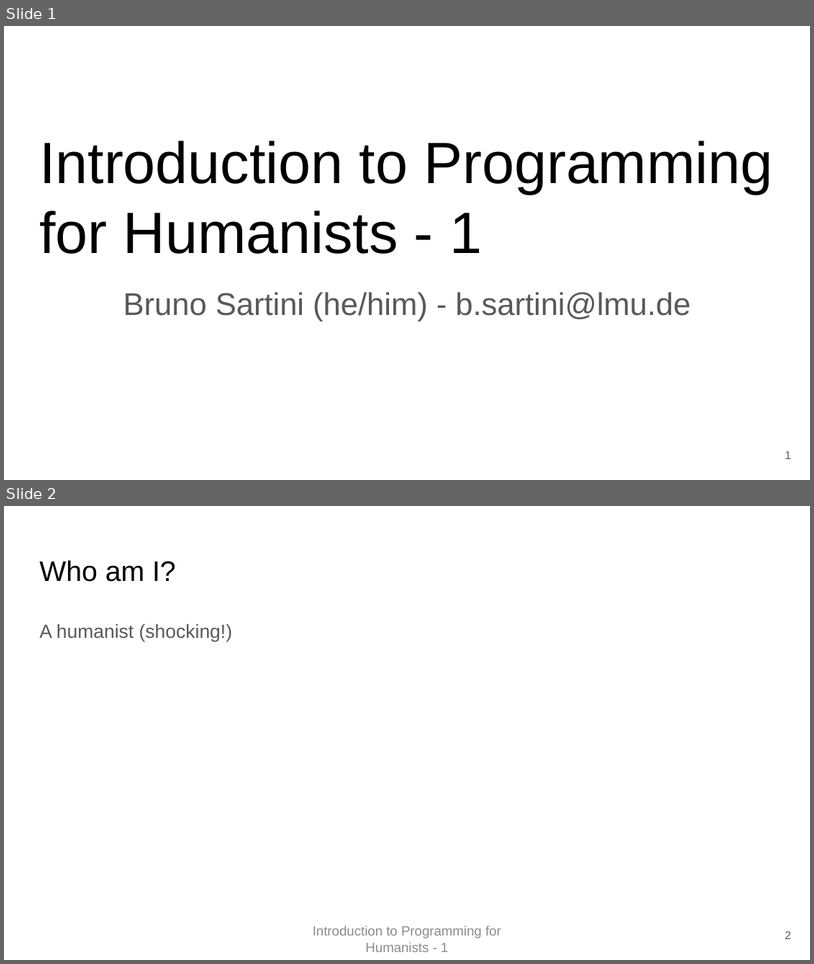
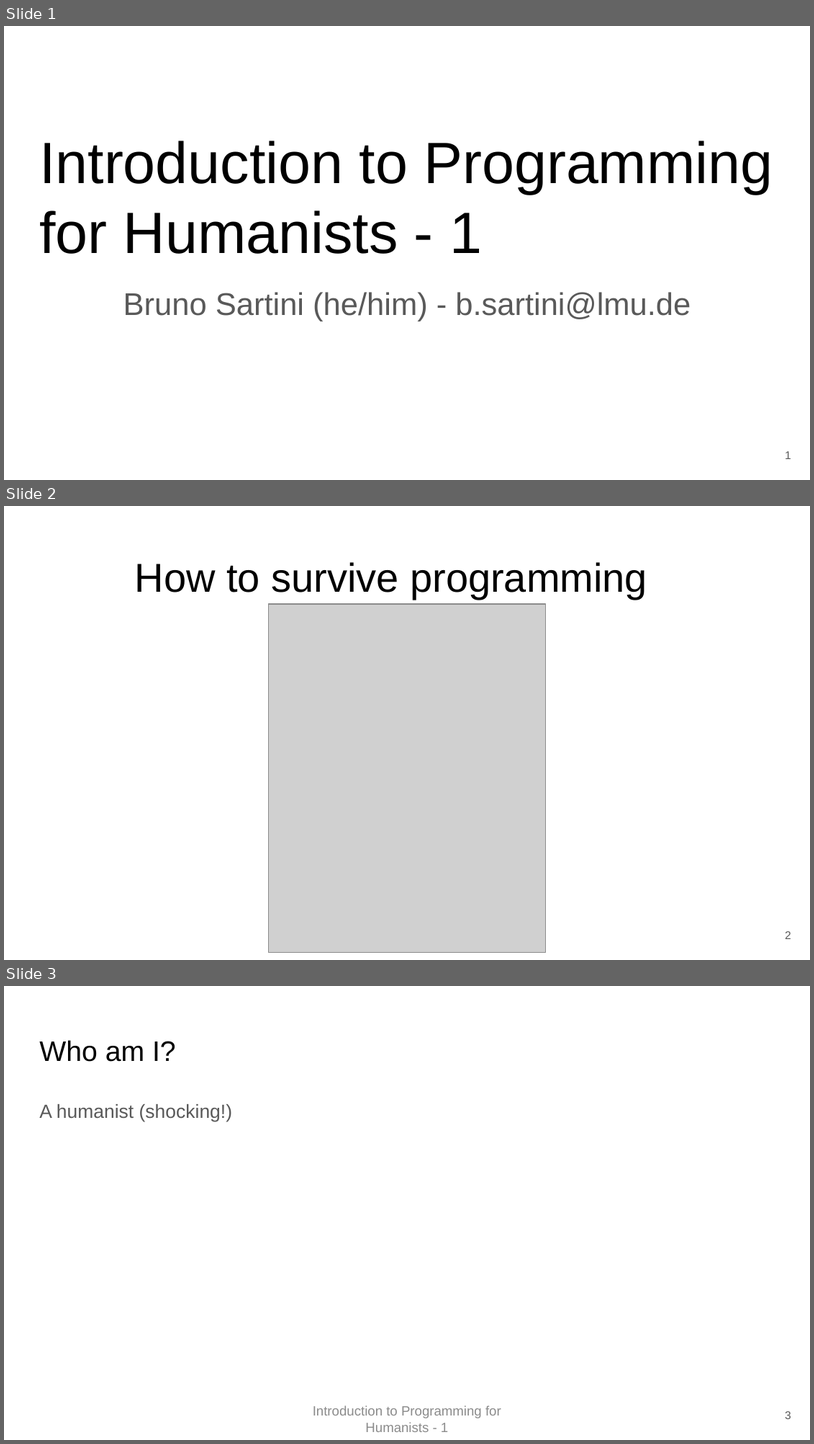
Before and after one commit to EvanEames/IPFH2526, a slide deck: week1/First Class.pptx. Shown one above the other, each under a label of ours: slides 1 and 2 before the commit, slides 1, 2 and 3 after it. The pictures are 814x964 and 814x1444 pixels, drawn with LibreOffice and Linux fonts; fonts in the diff are those of the drawing; grey boxes stand for pictures. Boxes give left, top, right and bottom in pixels: in the first picture for what was removed or moved away, otherwise in the second. Text is boxed around its words. In the diff, an @@ line names an element or a change of style, - is before the commit and + after.

```diff
--- a/week1/First Class.pptx
+++ b/week1/First Class.pptx
@@ slide 2 added at box(4, 506, 810, 960), background #FFFFFF @@
@@ title added at box(135, 562, 648, 599), 36 pt, text #000000 @@
+How to survive programming
@@ picture added at box(268, 604, 546, 952) @@
@@ page number added at box(785, 931, 792, 939), 10 pt, text #595959 @@
+2
@@ what was slide 2 is now slide 3 @@
@@ page number at box(785, 1411, 792, 1419): text changed @@
-2
+3
```
Also in this commit, not shown: 6 slides changed, 2 other slides added.
